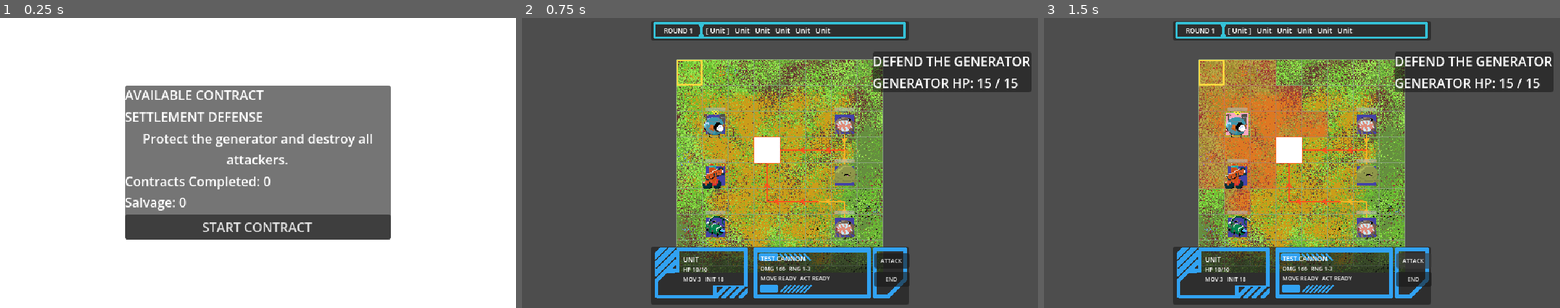
Above: before the commit, frames 1-3 (left to right).
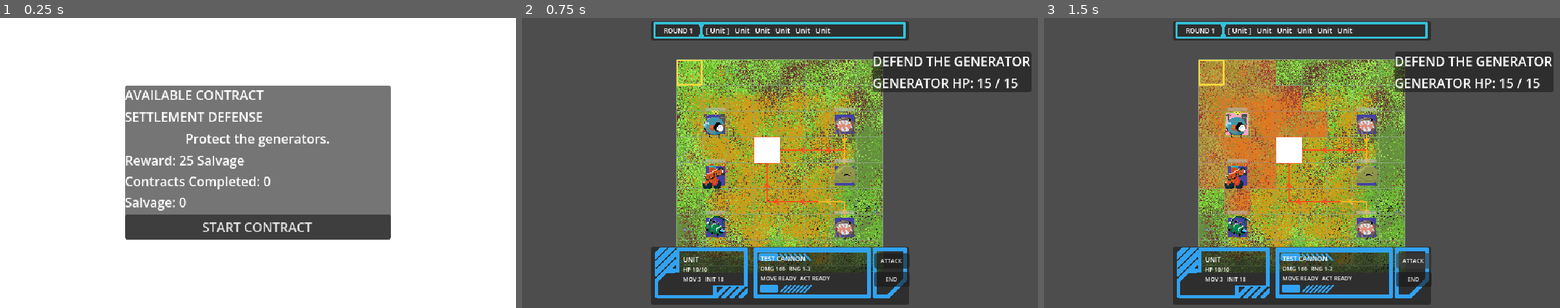
Above: after the commit, the same moments.

Repository: alexvarg565/ummcfg
Game: Godot game, scene res://scenes/run/contract_screen.tscn
Two runs of this game, one before a commit and one after it. Both use one fixed random seed, a clock stepped at 60 frames per second and the inputs below.
Inputs:
- Up to frame 1 (0.25 s): no input
- Up to frame 2 (0.75 s): click "START CONTRACT" at 0.5 s
- Up to frame 3 (1.5 s): click "ATTACK" at 1.25 s

The runs differ from the first frame. In frame 1, 1.3% of the frame differs, in the area x 24-73%, y 40-52%; in frame 2, nothing differs; in frame 3, nothing differs.

Commit message:
refactor: add data-driven contract definitions

Diff:
--- /dev/null
+++ b/data/contracts/settlement_defense.tres
@@ -0,0 +1,13 @@
+[gd_resource type="Resource" script_class="ContractDefinition" format=3 uid="uid://ceddkk5bdca76"]
+
+[ext_resource type="PackedScene" uid="uid://yitqulno1e08" path="res://scenes/battle/battle.tscn" id="1_6bkog"]
+[ext_resource type="Script" uid="uid://kjjvrdberqn7" path="res://resources/definitions/contract_definition.gd" id="1_kfgeh"]
+
+[resource]
+script = ExtResource("1_kfgeh")
+contract_id = &"settlement_defense"
+display_name = "SETTLEMENT DEFENSE"
+description = "Protect the generators."
+battle_scene = ExtResource("1_6bkog")
+salvage_reward = 25
+metadata/_custom_type_script = "uid://kjjvrdberqn7"
--- /dev/null
+++ b/resources/definitions/contract_definition.gd
@@ -0,0 +1,34 @@
+class_name ContractDefinition
+extends Resource
+
+
+# ==================================================
+# IDENTITY
+# ==================================================
+
+@export_group("Identity")
+
+@export var contract_id: StringName = &""
+
+@export var display_name: String = "Contract"
+
+@export_multiline var description: String = ""
+
+
+# ==================================================
+# MISSION
+# ==================================================
+
+@export_group("Mission")
+
+@export var battle_scene: PackedScene
+
+
+# ==================================================
+# REWARDS
+# ==================================================
+
+@export_group("Rewards")
+
+@export_range(0, 9999, 1)
+var salvage_reward: int = 0
--- a/scripts/battle/battle_controller.gd
+++ b/scripts/battle/battle_controller.gd
@@ -1581,7 +1581,7 @@
 		_end_battle(
 			true,
 			"Generator Survived\nReward: +%d Salvage"
-			% RunManager.SETTLEMENT_DEFENSE_SALVAGE_REWARD
+			% RunManager.get_current_salvage_reward()
 		)
 
 
--- a/scripts/run/contract_screen.gd
+++ b/scripts/run/contract_screen.gd
@@ -37,14 +37,47 @@
 # ==================================================
 
 func _refresh_screen() -> void:
+	var contract: ContractDefinition = \
+		RunManager.get_current_contract()
+
+
 	title_label.text = \
 		"AVAILABLE CONTRACT"
 
+
+	if contract == null:
+		_show_missing_contract()
+		return
+
+
 	contract_name_label.text = \
-		"SETTLEMENT DEFENSE"
+		contract.display_name
+
 
 	description_label.text = \
-		"Protect the generator and destroy all attackers."
+		contract.description
+
+
+	progress_label.text = \
+		"Reward: %d Salvage\nContracts Completed: %d\nSalvage: %d" % [
+			contract.salvage_reward,
+			RunManager.contracts_completed,
+			RunManager.salvage
+		]
+
+
+	start_contract_button.text = \
+		"START CONTRACT"
+
+	start_contract_button.disabled = false
+
+
+func _show_missing_contract() -> void:
+	contract_name_label.text = \
+		"NO CONTRACT"
+
+	description_label.text = \
+		"No contract is currently available."
 
 	progress_label.text = \
 		"Contracts Completed: %d\nSalvage: %d" % [
@@ -53,7 +86,9 @@
 		]
 
 	start_contract_button.text = \
-		"START CONTRACT"
+		"UNAVAILABLE"
+
+	start_contract_button.disabled = true
 
 
 # ==================================================
--- a/scripts/run/run_manager.gd
+++ b/scripts/run/run_manager.gd
@@ -4,22 +4,20 @@
 const CONTRACT_SCREEN_SCENE: String = \
 	"res://scenes/run/contract_screen.tscn"
 
-const BATTLE_SCENE: String = \
-	"res://scenes/battle/battle.tscn"
+
+# ==================================================
+# CONTRACT DATA
+# ==================================================
+
+const SETTLEMENT_DEFENSE: ContractDefinition = \
+	preload(
+		"res://data/contracts/settlement_defense.tres"
+	)
 
 
-# ==================================================
-# TEMPORARY CONTRACT DATA
-# ==================================================
-#
-# Once we create proper ContractDefinition resources,
-# rewards will live there instead.
-#
-# For now Settlement Defense is our only contract,
-# so a fixed reward keeps the system simple.
-# ==================================================
+var available_contracts: Array[ContractDefinition] = []
 
-const SETTLEMENT_DEFENSE_SALVAGE_REWARD: int = 25
+var current_contract: ContractDefinition = null
 
 
 # ==================================================
@@ -27,7 +25,58 @@
 # ==================================================
 
 var contracts_completed: int = 0
+
 var salvage: int = 0
+
+
+# ==================================================
+# READY
+# ==================================================
+
+func _ready() -> void:
+	_setup_available_contracts()
+
+
+# ==================================================
+# CONTRACT SETUP
+# ==================================================
+
+func _setup_available_contracts() -> void:
+	available_contracts.clear()
+
+	available_contracts.append(
+		SETTLEMENT_DEFENSE
+	)
+
+	# For now we only have one contract.
+	#
+	# Later the Contract Selection screen will
+	# explicitly choose one of the available
+	# definitions.
+	if current_contract == null:
+		current_contract = \
+			SETTLEMENT_DEFENSE
+
+
+# ==================================================
+# CONTRACT SELECTION
+# ==================================================
+
+func select_contract(
+	contract: ContractDefinition
+) -> void:
+	if contract == null:
+		return
+
+	current_contract = contract
+
+
+func get_current_contract() -> ContractDefinition:
+	return current_contract
+
+
+func get_available_contracts() -> Array[ContractDefinition]:
+	return available_contracts
 
 
 # ==================================================
@@ -35,16 +84,37 @@
 # ==================================================
 
 func start_contract() -> void:
-	get_tree().change_scene_to_file(
-		BATTLE_SCENE
+	if current_contract == null:
+		push_error(
+			"Cannot start contract: no contract selected."
+		)
+
+		return
+
+	if current_contract.battle_scene == null:
+		push_error(
+			"Cannot start contract: selected contract has no battle scene."
+		)
+
+		return
+
+	get_tree().change_scene_to_packed(
+		current_contract.battle_scene
 	)
 
 
 func complete_contract() -> void:
+	if current_contract == null:
+		push_error(
+			"Cannot complete contract: no current contract."
+		)
+
+		return
+
 	contracts_completed += 1
 
 	add_salvage(
-		SETTLEMENT_DEFENSE_SALVAGE_REWARD
+		current_contract.salvage_reward
 	)
 
 	go_to_contract_screen()
@@ -54,6 +124,17 @@
 	get_tree().change_scene_to_file(
 		CONTRACT_SCREEN_SCENE
 	)
+
+
+# ==================================================
+# CONTRACT INFORMATION
+# ==================================================
+
+func get_current_salvage_reward() -> int:
+	if current_contract == null:
+		return 0
+
+	return current_contract.salvage_reward
 
 
 # ==================================================
@@ -75,6 +156,10 @@
 
 func reset_run() -> void:
 	contracts_completed = 0
+
 	salvage = 0
 
+	current_contract = \
+		SETTLEMENT_DEFENSE
+
 	go_to_contract_screen()
Not shown, added: resources/definitions/contract_definition.gd.uid
